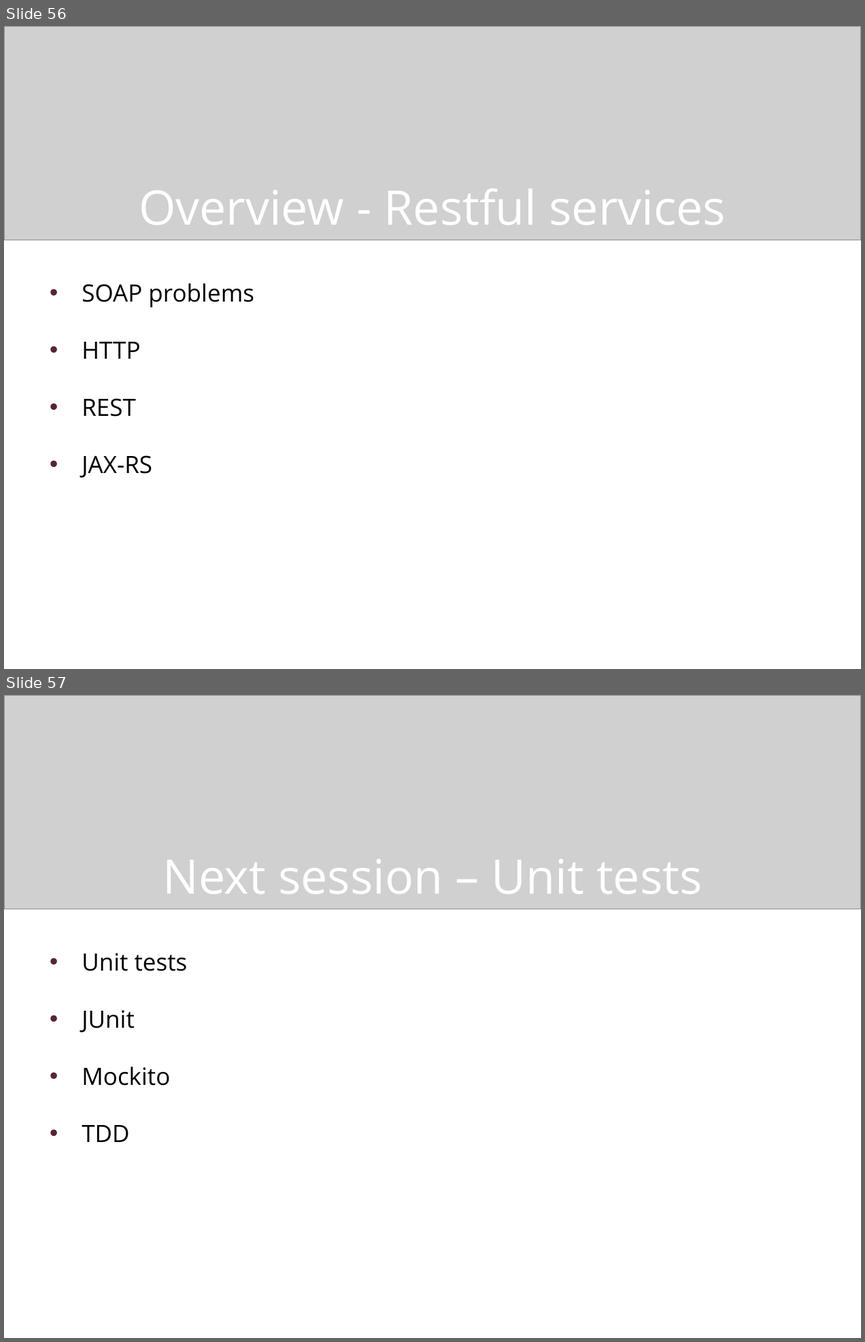
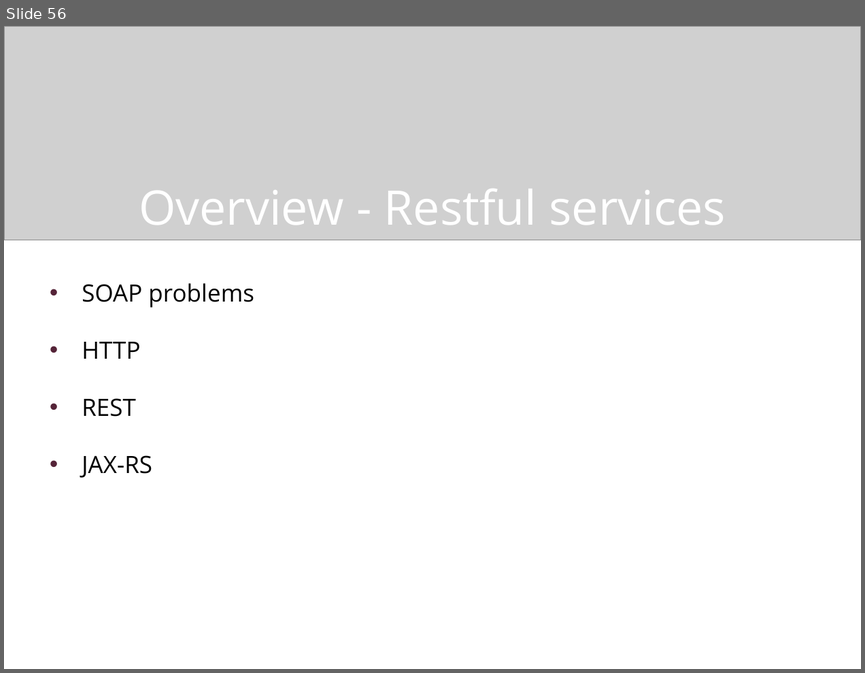
Before and after one commit to chaimt/Tikal-Java-RoadMap, a slide deck: Presentations/6b - RestServices.pptx. Shown one above the other, each under a label of ours: slides 56 and 57 before the commit, slide 56 after it. The pictures are 865x1342 and 865x673 pixels, drawn with LibreOffice and Linux fonts; fonts in the diff are those of the drawing; grey boxes stand for pictures; background and template pictures are left out. Boxes give left, top, right and bottom in pixels: in the first picture for what was removed or moved away, otherwise in the second. Text is boxed around its words. In the diff, an @@ line names an element or a change of style, - is before the commit and + after.

```diff
--- a/Presentations/6b - RestServices.pptx
+++ b/Presentations/6b - RestServices.pptx
@@ slide 57 removed at (4, 695, 861, 1338), background picture (left out) @@
@@ picture removed at (4, 695, 861, 909) @@
@@ title removed at (162, 859, 702, 894) @@
-Next session – Unit tests
@@ text removed at (82, 953, 188, 1142) @@
-• Unit tests
-• JUnit
-• Mockito
-• TDD
```
Also in this commit, not shown: 1 slide changed, 48 other files.
